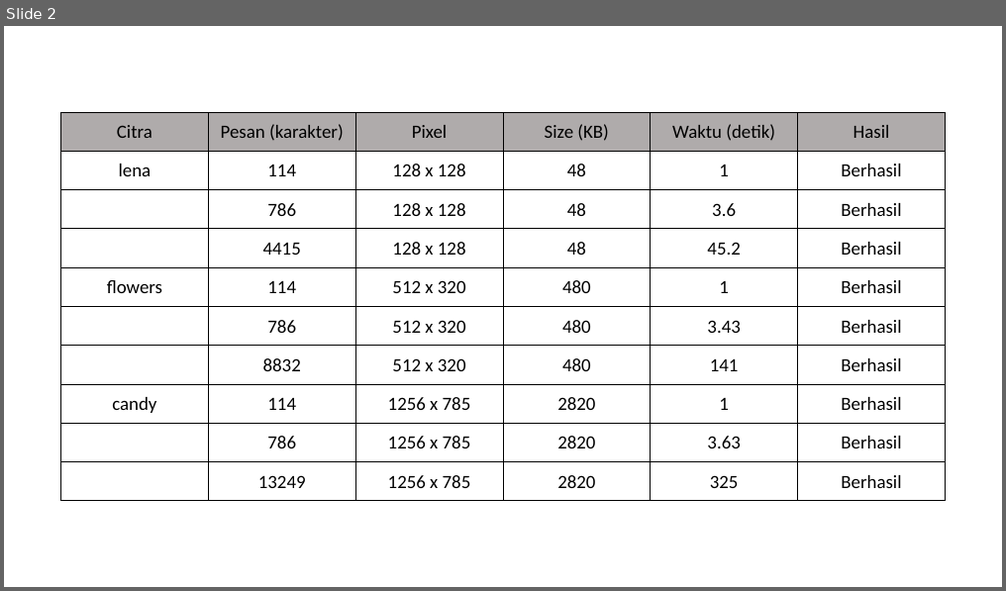
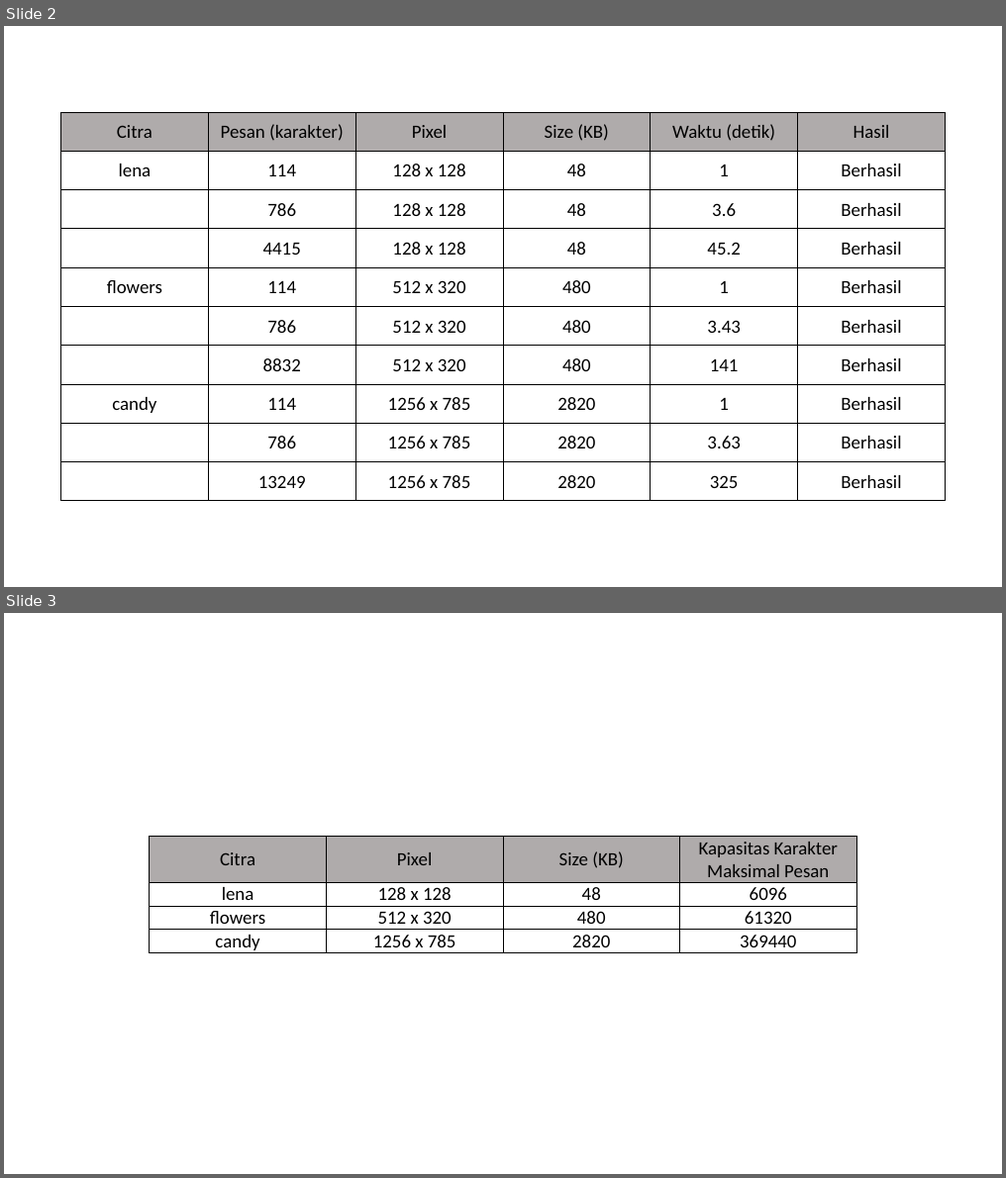
Before and after one commit to ameliapriliani23/Skripsweet, a slide deck: Ms. Office/tabel_hasil.pptx. Shown one above the other, each under a label of ours: slide 2 before the commit, slides 2 and 3 after it. The pictures are 1006x591 and 1006x1178 pixels, drawn with LibreOffice and Linux fonts; fonts in the diff are those of the drawing. Boxes give left, top, right and bottom in pixels: in the first picture for what was removed or moved away, otherwise in the second. Text is boxed around its words. In the diff, an @@ line names an element or a change of style, - is before the commit and + after.

```diff
--- a/Ms. Office/tabel_hasil.pptx
+++ b/Ms. Office/tabel_hasil.pptx
@@ slide 3 added at bbox=[4, 613, 1002, 1174], background #FFFFFF @@
@@ table added at bbox=[150, 836, 856, 958], 4 rows, 4 columns @@
+Citra | Pixel | Size (KB) | Kapasitas Karakter Maksimal Pesan
+lena | 128 x 128 | 48 | 6096
+flowers | 512 x 320 | 480 | 61320
+candy | 1256 x 785 | 2820 | 369440
```
Also in this commit, not shown: 1 other slide added, 8 other files.
